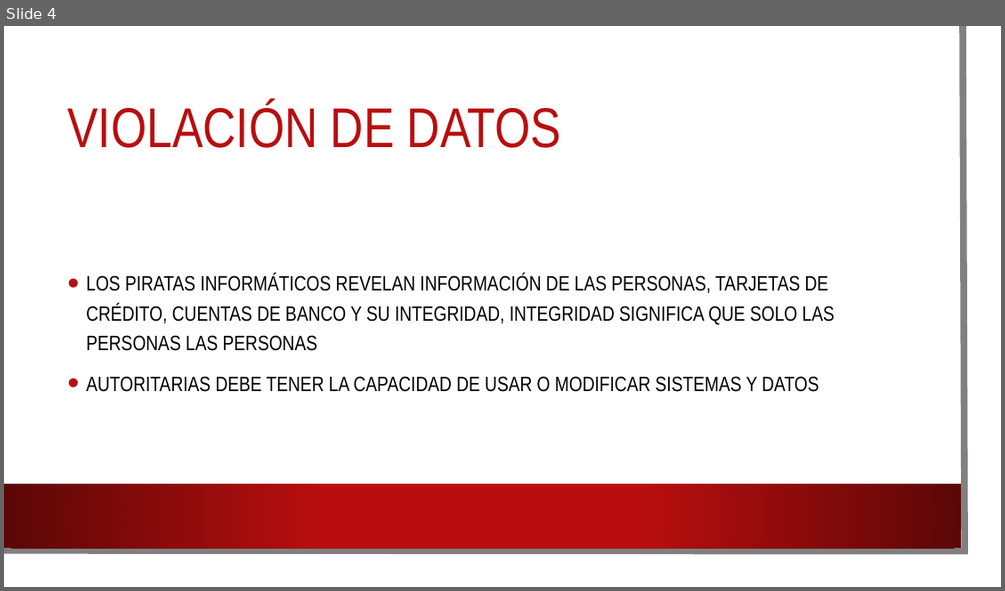
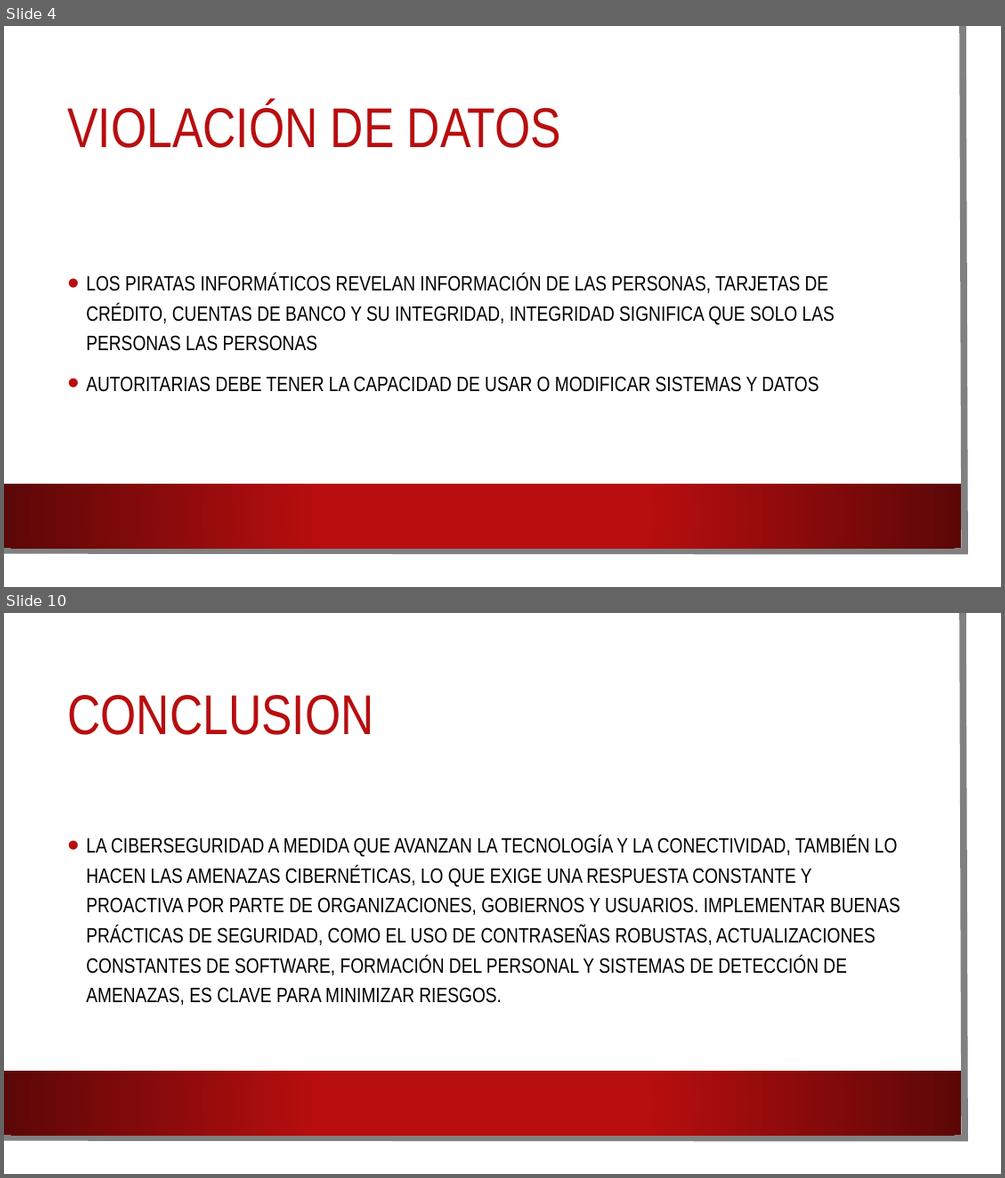
Before and after one commit to erickevsh/ImpSofSisIn, a slide deck: Ciber seguridad.pptx. Shown one above the other, each under a label of ours: slide 4 before the commit, slides 4 and 10 after it; the slides between them are not shown. The pictures are 1005x591 and 1005x1178 pixels, drawn with LibreOffice and Linux fonts; fonts in the diff are those of the drawing; background and template pictures are left out. Boxes give left, top, right and bottom in pixels: in the first picture for what was removed or moved away, otherwise in the second. Text is boxed around its words. In the diff, an @@ line names an element or a change of style, - is before the commit and + after.

```diff
--- a/Ciber seguridad.pptx
+++ b/Ciber seguridad.pptx
@@ slide 10 added at [4,613,1001,1174], background picture (left out); not listed: 3 template elements that a slide beside it also shows @@
@@ title added at [67,695,373,735], 54 pt, text #B80E0F @@
+CONCLUSION
@@ text added at [86,835,900,1005], 20 pt, text #000000 @@
+• LA CIBERSEGURIDAD A MEDIDA QUE AVANZAN LA TECNOLOGÍA Y LA CONECTIVIDAD, TAMBIÉN LO HACEN LAS AMENAZAS CIBERNÉTICAS, LO QUE EXIGE UNA RESPUESTA CONSTANTE Y PROACTIVA POR PARTE DE ORGANIZACIONES, GOBIERNOS Y USUARIOS. IMPLEMENTAR BUENAS PRÁCTICAS DE SEGURIDAD, COMO EL USO DE CONTRASEÑAS ROBUSTAS, ACTUALIZACIONES CONSTANTES DE SOFTWARE, FORMACIÓN DEL PERSONAL Y SISTEMAS DE DETECCIÓN DE AMENAZAS, ES CLAVE PARA MINIMIZAR RIESGOS.
```
Also in this commit, not shown: 5 other slides added.
